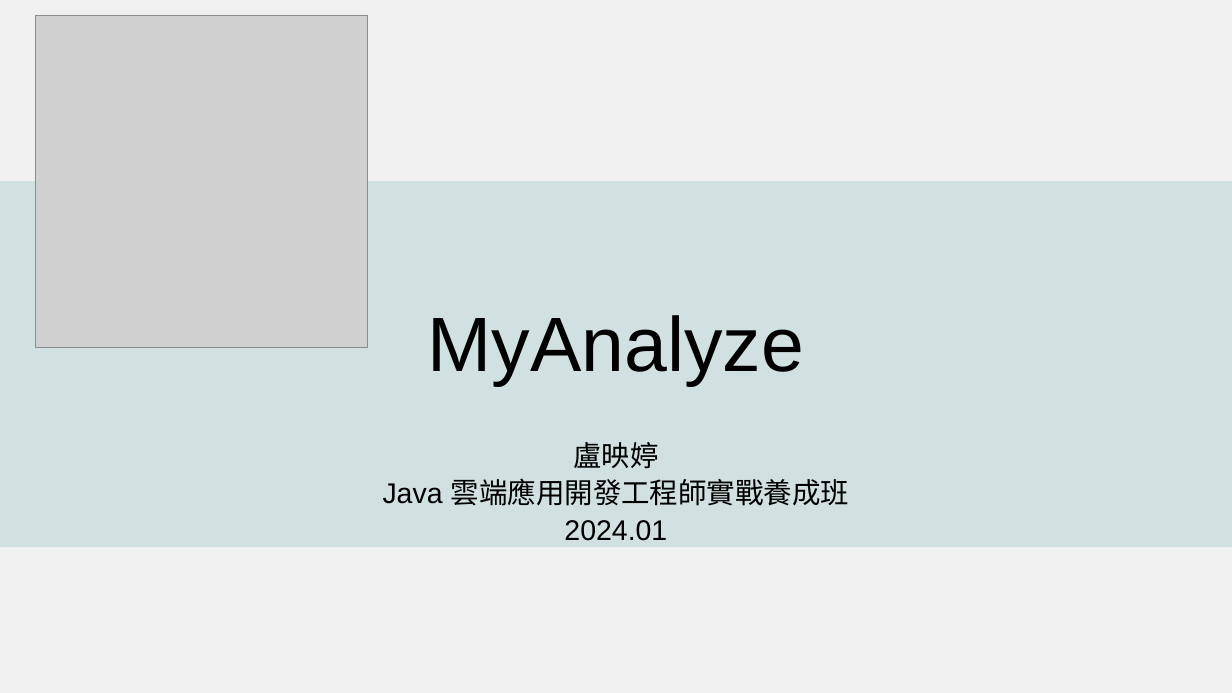
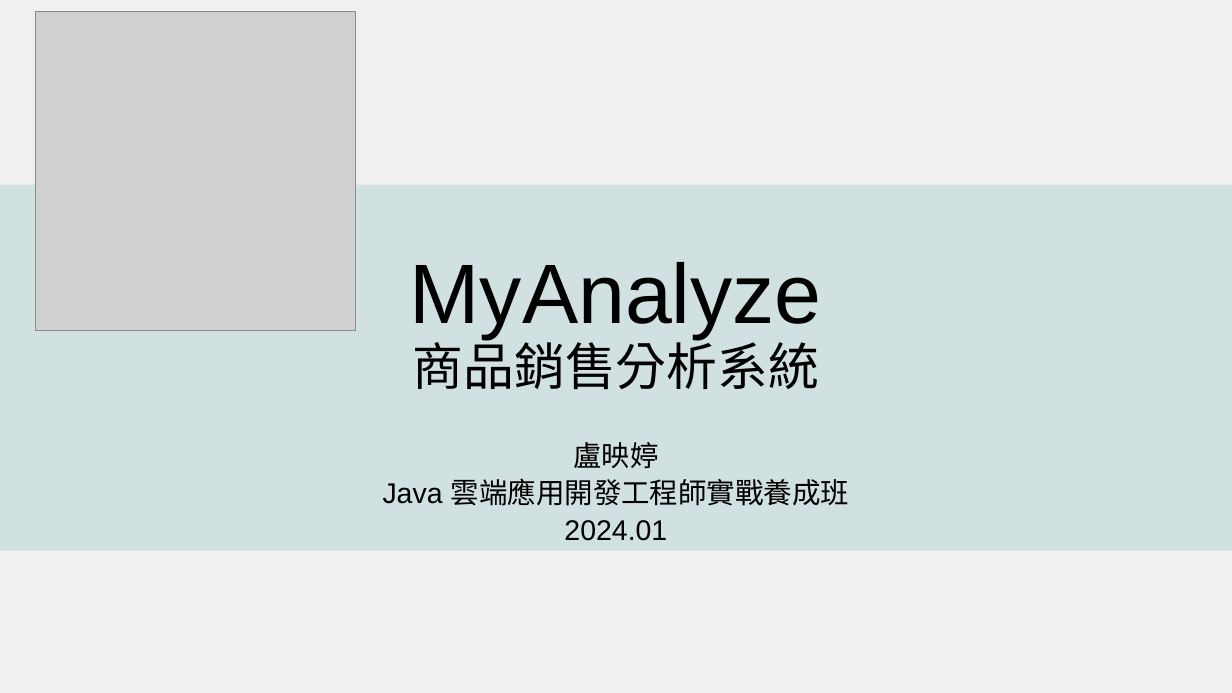
Before and after one commit to LYT199812/Java2023, a slide deck: slide 1 of MyAnalyze-2.pptx. Drawn at 1232x693 pixels with LibreOffice and Linux fonts; fonts in the diff are those of the drawing; grey boxes stand for pictures. Boxes give left, top, right and bottom in pixels: in the first picture for what was removed or moved away, otherwise in the second. Text is boxed around its words. In the diff, an @@ line names an element or a change of style, - is before the commit and + after.

```diff
--- a/MyAnalyze-2.pptx
+++ b/MyAnalyze-2.pptx
@@ picture: place and size @@
-picture at <box>36,15,368,347</box>
+picture at <box>36,12,356,332</box>
@@ rectangle: place and size @@
-rectangle at <box>0,181,1232,547</box>
+rectangle at <box>0,185,1232,551</box>
@@ title at <box>410,262,822,389</box>: text changed; size 60 to 65.7 pt @@
-MyAnalyze
+MyAnalyze
+商品銷售分析系統
```
Also in this commit, not shown: 1 slide added.
